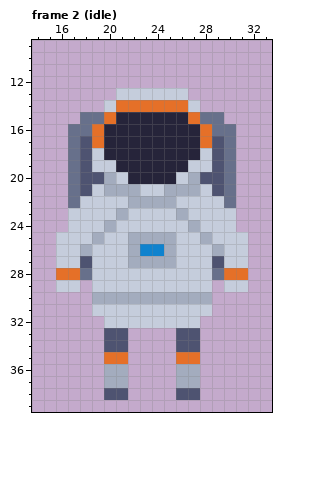
A pixel-art file gets an edit: Orbsmash/ContentSource/Characters/Spaceman.aseprite. Above is the file before it was changed.
32x32 pixels, 2 frames. Shown: frame 2 (idle): x 14..33, y 9..39. The old version is drawn lined up with the new one, on the new canvas. The commit also changed other frames, which this record leaves out.
The same view after the edit:
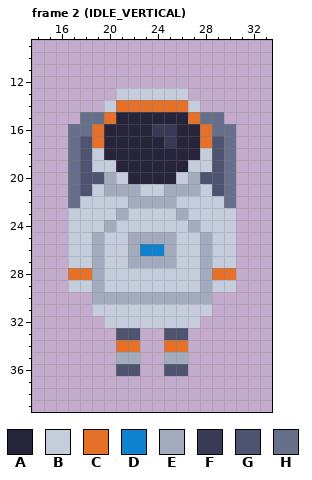
Palette (. is transparent): A #26243a  B #c5cddc  C #e57028  D #0e82ce  E #a3acbe  F #393a56  G #4e5371  H #67708b
From old to new:
canvas 32x32 -> 48x48, the old top-left corner now at 8,8
Frame 2 (IDLE_VERTICAL):
There is now colour B in row 29 at x 18 and 29.
The edit turns colour E into colour B in row 26 at x 18 and 29.
The edit turns colour G into colour B in row 27 at x 18 and 29.
There is now colour C in row 34 at x 22 and 25.
The edit turns colour G into colour C in row 34 at x 21 and 26.
The edit turns colour H into colour C in row 28 at x 18 and 29.
There is now colour E in row 35 at x 22 and 25.
The edit turns colour B into colour E in rows 26 to 29 at x 19 and 28.
The edit turns colour C into colour E in row 35 at x 21 and 26.
The edit turns colour A into colour F in row 16 at x 24 to 25; in row 17 at x 25.
There is now colour G in row 33 at x 22 and 25; in row 36 at x 22 and 25.
The edit turns colour E into colour G in row 36 at x 21 and 26.
The author cleared colour B in rows 25 to 27 at x 16 and 31; in row 29 at x 16 and 31.
The author cleared colour C in row 28 at x 16 and 31; in row 35 at x 20 and 27.
The author cleared colour E in row 36 at x 20 and 27; in row 37 at x 20 to 21 and 26 to 27.
The author cleared colour G in rows 33 to 34 at x 20 and 27; in row 38 at x 20 to 21 and 26 to 27.
Changed places in both pictures, as pixel boxes (x1, y1, x2, y2):
changed: (152, 124, 176, 148)
changed: (56, 232, 104, 292)
changed: (200, 232, 248, 292)
changed: (104, 328, 200, 400)
